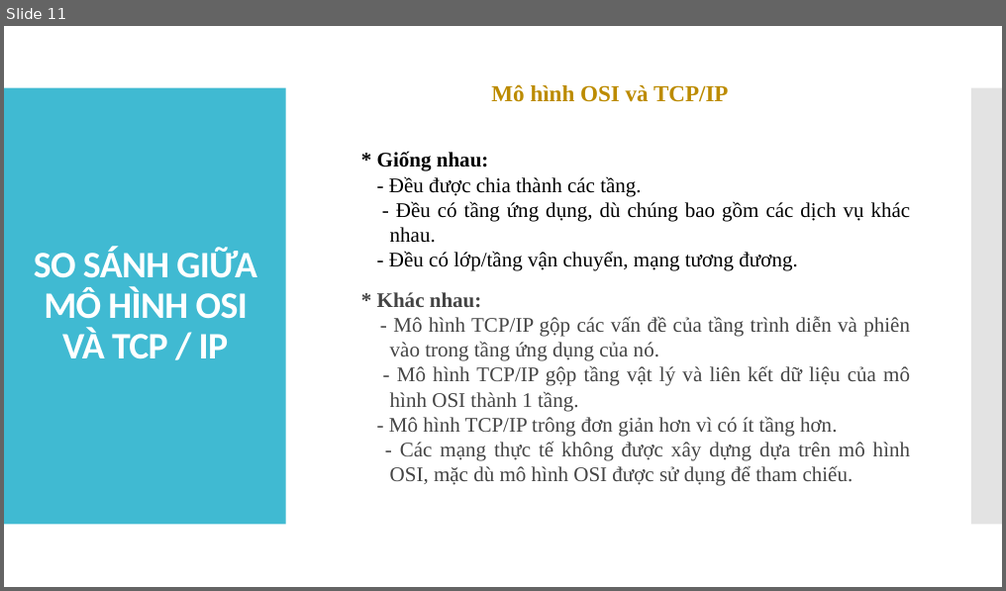
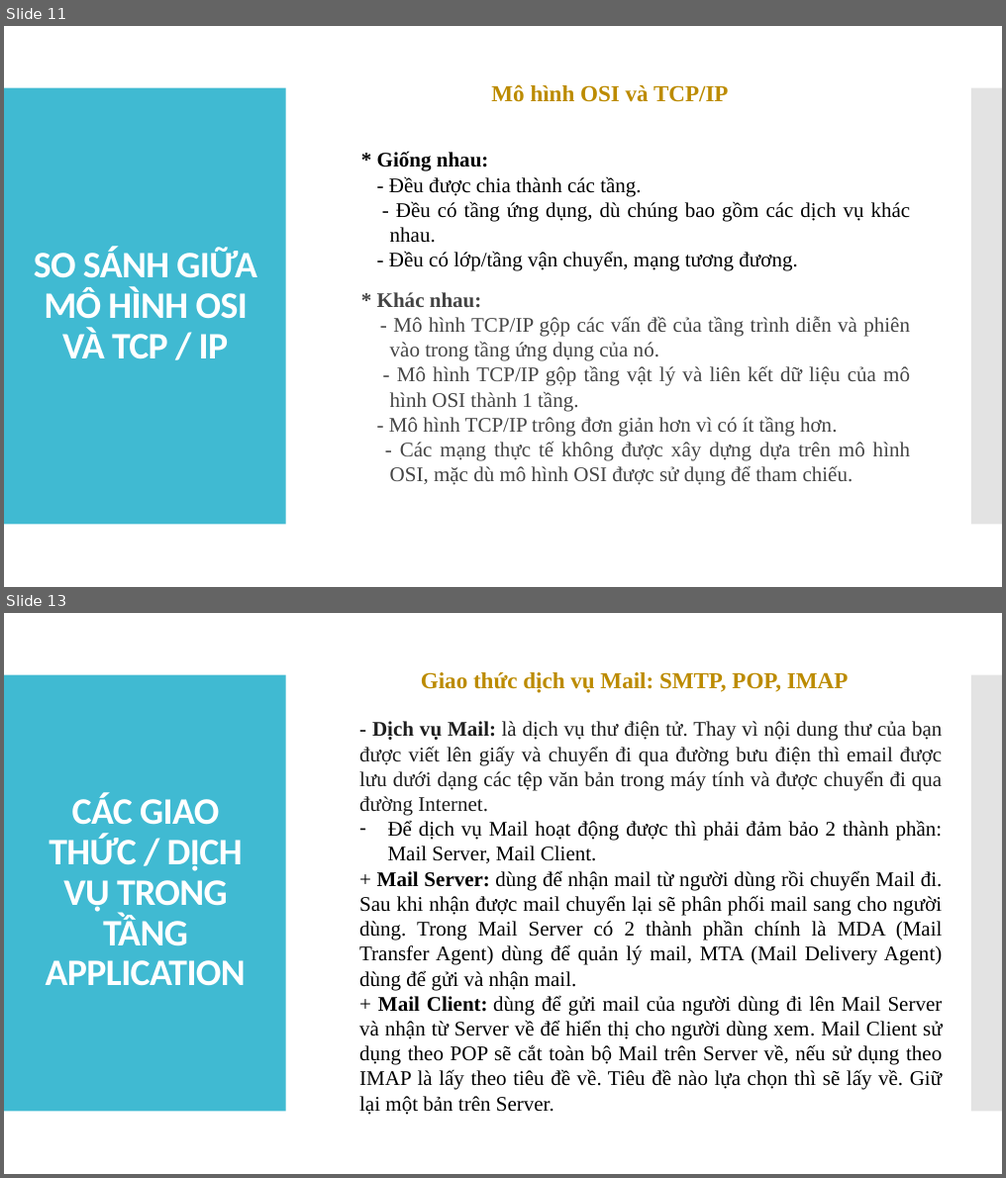
Before and after one commit to tiendatdk3493/Tai_Lieu, a slide deck: Topic 1.pptx. Shown one above the other, each under a label of ours: slide 11 before the commit, slides 11 and 13 after it; the slides between them are not shown. The pictures are 1006x591 and 1006x1178 pixels, drawn with LibreOffice and Linux fonts; fonts in the diff are those of the drawing. Boxes give left, top, right and bottom in pixels: in the first picture for what was removed or moved away, otherwise in the second. Text is boxed around its words. In the diff, an @@ line names an element or a change of style, - is before the commit and + after.

```diff
--- a/Topic 1.pptx
+++ b/Topic 1.pptx
@@ slide 13 added at (x1=4, y1=613, x2=1002, y2=1174), background #FFFFFF; not listed: 2 template elements that a slide beside it also shows @@
@@ text added at (x1=421, y1=672, x2=848, y2=693), 22 pt, text #BB8B00, bold @@
+Giao thức dịch vụ Mail: SMTP, POP, IMAP
@@ text added at (x1=359, y1=721, x2=943, y2=1115), 20 pt, text #000000 @@
+- Dịch vụ Mail: là dịch vụ thư điện tử. Thay vì nội dung thư của bạn được viết lên giấy và chuyển đi qua đường bưu điện thì email được lưu dưới dạng các tệp văn bản trong máy tính và được chuyển đi qua đường Internet.
+– Để dịch vụ Mail hoạt động được thì phải đảm bảo 2 thành phần: Mail Server, Mail Client.
++ Mail Server: dùng để nhận mail từ người dùng rồi chuyển Mail đi. Sau khi nhận được mail chuyển lại sẽ phân phối mail sang cho người dùng. Trong Mail Server có 2 thành phần chính là MDA (Mail Transfer Agent) dùng để quản lý mail, MTA (Mail Delivery Agent) dùng để gửi và nhận mail.
++ Mail Client: dùng để gửi mail của người dùng đi lên Mail Server và nhận từ Server về để hiển thị cho người dùng xem. Mail Client sử dụng theo POP sẽ cắt toàn bộ Mail trên Server về, nếu sử dụng theo IMAP là lấy theo tiêu đề về. Tiêu đề nào lựa chọn thì sẽ lấy về. Giữ lại một bản trên Server.
@@ title added at (x1=46, y1=793, x2=246, y2=986), 36 pt, text #FFFFFF, bold @@
+CÁC GIAO THỨC / DỊCH VỤ TRONG TẦNG APPLICATION
```
Also in this commit, not shown: 2 slides changed, 3 other slides added, 1 other file.
